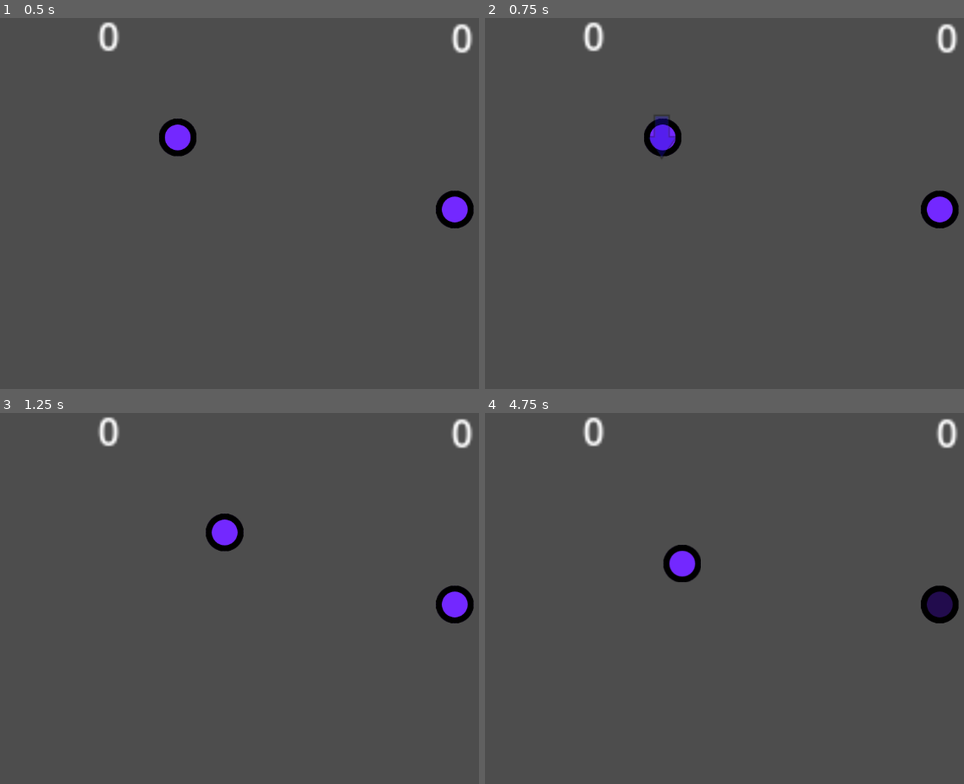
Above: before the commit, frames 1-4 (two rows, left to right).
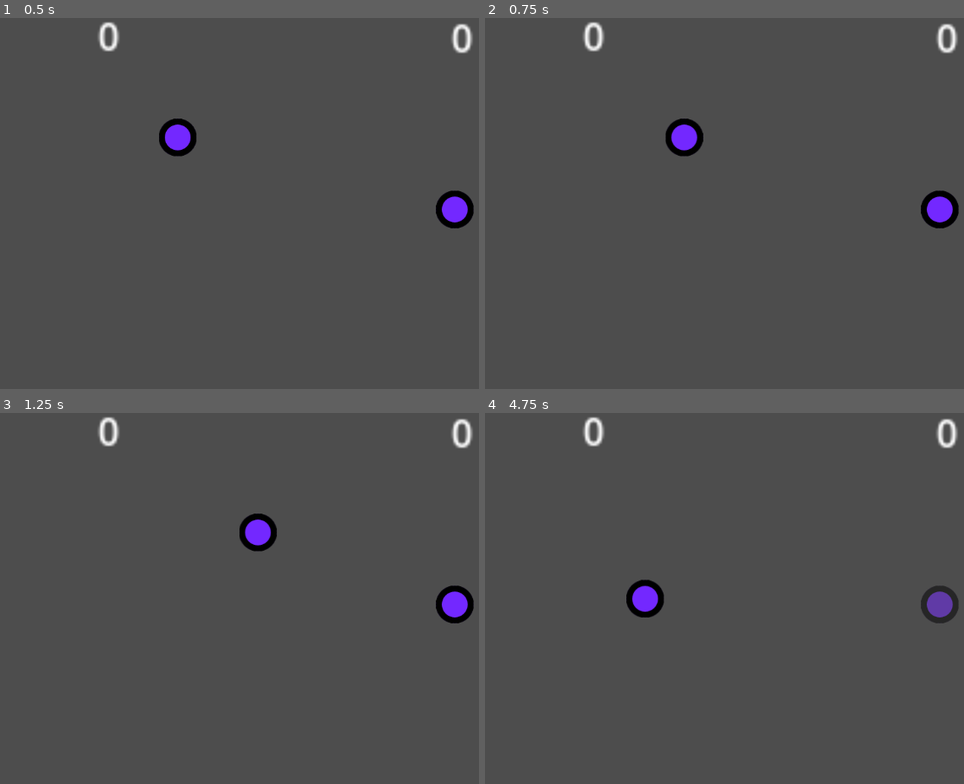
Above: after the commit, the same moments.

Repository: Malkaazseam/Nigromantes
Game: Godot game, scene res://Principal/Principal.tscn
Same seed, same stepped clock (60 frames per second), same inputs: the game is played once before the commit and once after it.
Inputs:
- Up to frame 1 (0.5 s): no input
- Up to frame 2 (0.75 s): tap Enter at 0.5 s; hold D (Derecha) from 0.53 s (still down); hold K (Extraer, bound only before the commit) from 0.53 s (still down)
- Up to frame 3 (1.25 s): keep holding D (Derecha); keep holding K (Extraer, bound only before the commit)
- Up to frame 4 (4.75 s): release D (Derecha) at 1.28 s; release K (Extraer, bound only before the commit) at 1.28 s; hold S (Abajo) 1.28-2.03 s; tap K (Extraer, bound only before the commit) at 1.35, 2.3, 3.05, 4.35 s; hold D (Derecha) 2.03-2.78 s; hold J (Melee) 2.03-2.78 s; hold W (Arriba) 2.78-3.53 s; tap I (Rango) at 2.85 s; hold K (Extraer, bound only before the commit) 3.53-4.28 s; hold A (Izquierda) from 3.53 s (still down)

Frame 1 is identical in both runs. In frame 2, 1.1% of the frame differs, in the area x 33-46%, y 26-38%; in frame 3, 1.2%; in frame 4, 1.9%, in the area x 29-99%, y 35-57%.

Commit message:
bandera a medio implementar

Diff:
--- /dev/null
+++ b/Bandera/AreaCaptura.gd
@@ -0,0 +1,4 @@
+class_name AreaCaptura extends Area2D
+
+func capturar(mago):
+	get_parent().capturar(mago)
--- /dev/null
+++ b/Bandera/Bandera.gd
@@ -0,0 +1,13 @@
+class_name Bandera extends StaticBody2D
+
+var magoConBandera: Mago
+var linea: Line2D
+
+func _physics_process(delta: float) -> void:
+	if magoConBandera != null:
+		$Linea.points[1] = to_local(magoConBandera.position)
+
+func capturar(mago):
+	magoConBandera = mago
+	$Linea.add_point(Vector2(0, 0))
+	$Linea.add_point(to_local(magoConBandera.position))
--- a/Bandera/Bandera.tscn
+++ b/Bandera/Bandera.tscn
@@ -1,6 +1,8 @@
-[gd_scene load_steps=4 format=3 uid="uid://c801xyj37xuy1"]
+[gd_scene load_steps=6 format=3 uid="uid://c801xyj37xuy1"]
 
 [ext_resource type="Texture2D" uid="uid://cauob3mn6tsjx" path="res://Bandera/Sprites/Bandera.png" id="1_ghyu1"]
+[ext_resource type="Script" path="res://Bandera/Bandera.gd" id="1_ie1rd"]
+[ext_resource type="Script" path="res://Bandera/AreaCaptura.gd" id="3_gtrbq"]
 
 [sub_resource type="CircleShape2D" id="CircleShape2D_byend"]
 radius = 34.0
@@ -9,6 +11,8 @@
 radius = 68.0
 
 [node name="Bandera" type="StaticBody2D"]
+collision_layer = 16
+script = ExtResource("1_ie1rd")
 
 [node name="Sprite" type="Sprite2D" parent="."]
 z_index = 1
@@ -18,6 +22,8 @@
 shape = SubResource("CircleShape2D_byend")
 
 [node name="AreaCaptura" type="Area2D" parent="."]
+collision_layer = 64
+script = ExtResource("3_gtrbq")
 
 [node name="Sprite" type="Sprite2D" parent="AreaCaptura"]
 modulate = Color(1, 1, 1, 0.407)
@@ -26,3 +32,5 @@
 
 [node name="Hitbox" type="CollisionShape2D" parent="AreaCaptura"]
 shape = SubResource("CircleShape2D_vwc1j")
+
+[node name="Linea" type="Line2D" parent="."]
--- a/Mago/Estados/MagoCapturandoState.gd
+++ b/Mago/Estados/MagoCapturandoState.gd
@@ -1,10 +1,21 @@
 class_name MagoCarpturandoState extends MagoState
+
+const SEGUNDOS_CAPTURA: float = 1
+var segundosRestantes: float
 
 func _init(magoNuevo):
 	super(magoNuevo)
 
+	segundosRestantes = SEGUNDOS_CAPTURA
+	mago.animacionExtraccion.visible = true
+
 func process(delta):
-	pass
+	if segundosRestantes <= 0:
+		mago.capturar()
+		mago.animacionExtraccion.visible = false
+		mago.cambiarEstadoInactivo()
+	else:
+		segundosRestantes -= delta
 
 func input(event):
 	pass
--- a/Mago/Estados/MagoExtrayendoState.gd
+++ b/Mago/Estados/MagoExtrayendoState.gd
@@ -1,16 +1,12 @@
 class_name MagoExtrayendoState extends MagoState
 
-const SEGUNDOS_INTENTO_EXTRACCION: float = 0.25
 const SEGUNDOS_EXTRAYENDO: float = 1
 var segundosRestantes: float
 
 func _init(magoNuevo):
 	super(magoNuevo)
 
-	if mago.extraccion.has_overlapping_areas():
-		segundosRestantes = SEGUNDOS_EXTRAYENDO
-	else:
-		segundosRestantes = SEGUNDOS_INTENTO_EXTRACCION
+	segundosRestantes = SEGUNDOS_EXTRAYENDO
 	#debug
 	mago.animacionExtraccion.visible = true
 
--- a/Mago/Estados/MagoState.gd
+++ b/Mago/Estados/MagoState.gd
@@ -19,8 +19,8 @@
 			mago.cambiarEstadoEscudoMoviendose()
 		elif event.is_action_pressed("RangoJoystick"):
 			mago.cambiarEstadoRango()
-		elif event.is_action_pressed("ExtraerJoystick"):
-			mago.cambiarEstadoExtrayendo()
+		elif event.is_action_pressed("AccionJoystick"):
+			mago.accion()
 	else:
 		if event.is_action_pressed("Melee"):
 			mago.cambiarEstadoMelee()
@@ -28,5 +28,5 @@
 			mago.cambiarEstadoEscudoMoviendose()
 		elif event.is_action_pressed("Rango"):
 			mago.cambiarEstadoRango()
-		elif event.is_action_pressed("Extraer"):
-			mago.cambiarEstadoExtrayendo()
+		elif event.is_action_pressed("Accion"):
+			mago.accion()
--- a/Mago/Mago.gd
+++ b/Mago/Mago.gd
@@ -23,6 +23,7 @@
 var spriteEscudo: Sprite2D
 var resRango: Resource
 var extraccion: Area2D
+var areaAccion: Area2D
 var animacionExtraccion: Sprite2D
 
 const SEGUNDOS_ESCUDO: float = 0.5
@@ -30,6 +31,8 @@
 
 const SEGUNDOS_INVULNERABILIDAD: float = 0.25
 var segundosRestantesInvulnerabilidad: float
+
+var conBandera: bool
 
 func _ready() -> void:
 	sprite = $Sprite
@@ -40,9 +43,12 @@
 	spriteEscudo = $Mano/Escudo/Sprite
 	resRango = load("res://Rango/Rango.tscn")
 	extraccion = $AreaExtraccion
+	areaAccion = $AreaAccion
 	animacionExtraccion = $AnimacionExtraccion
 
 	vidas = VIDAS_MAXIMAS
+
+	conBandera = false
 
 	cambiarEstadoInactivo()
 
@@ -80,6 +86,21 @@
 	if tablero != null:
 		tablero.sumarPunto()
 
+func capturar():
+	if areaAccion.has_overlapping_areas():
+		for area in areaAccion.get_overlapping_areas():
+			if area is AreaCaptura:
+				area.capturar(self)
+				conBandera = true
+
+func accion():
+	if areaAccion.has_overlapping_areas():
+		var area = areaAccion.get_overlapping_areas()[0]
+		if area is AreaExtraccion:
+			cambiarEstadoExtrayendo()
+		elif area is AreaCaptura:
+			cambiarEstadoCapturando()
+
 #cambios de estado
 func cambiarEstadoInactivo():
 	estado = MagoInactivoState.new(self)
@@ -104,3 +125,6 @@
 
 func cambiarEstadoExtrayendo():
 	estado = MagoExtrayendoState.new(self)
+
+func cambiarEstadoCapturando():
+	estado = MagoCarpturandoState.new(self)
--- a/Mago/Mago.tscn
+++ b/Mago/Mago.tscn
@@ -16,7 +16,11 @@
 [sub_resource type="CircleShape2D" id="CircleShape2D_kyxh3"]
 radius = 33.0
 
+[sub_resource type="CircleShape2D" id="CircleShape2D_y5pad"]
+radius = 33.0
+
 [node name="Mago" type="CharacterBody2D"]
+collision_mask = 17
 motion_mode = 1
 script = ExtResource("1_wqd33")
 
@@ -76,3 +80,9 @@
 position = Vector2(-1, -1)
 scale = Vector2(1.375, 1.32813)
 texture = ExtResource("4_0051i")
+
+[node name="AreaAccion" type="Area2D" parent="."]
+collision_mask = 96
+
+[node name="Hitbox" type="CollisionShape2D" parent="AreaAccion"]
+shape = SubResource("CircleShape2D_y5pad")
--- a/Partida/Partida.tscn
+++ b/Partida/Partida.tscn
@@ -1,18 +1,20 @@
-[gd_scene load_steps=2 format=3 uid="uid://cew6uvnp0m77m"]
+[gd_scene load_steps=3 format=3 uid="uid://cew6uvnp0m77m"]
 
 [ext_resource type="PackedScene" uid="uid://cr71ea48ts6q8" path="res://Mago/Mago.tscn" id="1_v7678"]
+[ext_resource type="PackedScene" uid="uid://c801xyj37xuy1" path="res://Bandera/Bandera.tscn" id="2_dos2v"]
 
 [node name="Partida" type="Node2D"]
 
 [node name="Camara" type="Camera2D" parent="."]
 
-[node name="Mago1" parent="." node_paths=PackedStringArray("contrincante", "tablero") instance=ExtResource("1_v7678")]
+[node name="Bandera" parent="." instance=ExtResource("2_dos2v")]
+position = Vector2(-207, 160)
+
+[node name="Mago1" parent="." node_paths=PackedStringArray("contrincante") instance=ExtResource("1_v7678")]
 position = Vector2(-204, -120)
 contrincante = NodePath("../Mago2")
-tablero = NodePath("")
 
-[node name="Mago2" parent="." node_paths=PackedStringArray("contrincante", "tablero") instance=ExtResource("1_v7678")]
+[node name="Mago2" parent="." node_paths=PackedStringArray("contrincante") instance=ExtResource("1_v7678")]
 position = Vector2(268, 3)
 joystick = true
 contrincante = NodePath("../Mago1")
-tablero = NodePath("")
--- a/project.godot
+++ b/project.godot
@@ -87,12 +87,12 @@
 "events": [Object(InputEventJoypadButton,"resource_local_to_scene":false,"resource_name":"","device":-1,"button_index":1,"pressure":0.0,"pressed":true,"script":null)
 ]
 }
-Extraer={
+Accion={
 "deadzone": 0.5,
 "events": [Object(InputEventKey,"resource_local_to_scene":false,"resource_name":"","device":-1,"window_id":0,"alt_press …(192 unchanged characters)…
 ]
 }
-ExtraerJoystick={
+AccionJoystick={
 "deadzone": 0.5,
 "events": [Object(InputEventJoypadButton,"resource_local_to_scene":false,"resource_name":"","device":-1,"button_index":0,"pressure":0.0,"pressed":true,"script":null)
 ]
@@ -106,3 +106,4 @@
 2d_physics/layer_4="Rango"
 2d_physics/layer_5="Terreno"
 2d_physics/layer_6="Extraccion"
+2d_physics/layer_7="Bandera"
Not shown: 1 places in Mago/Mago.tscn that only renumber resources
